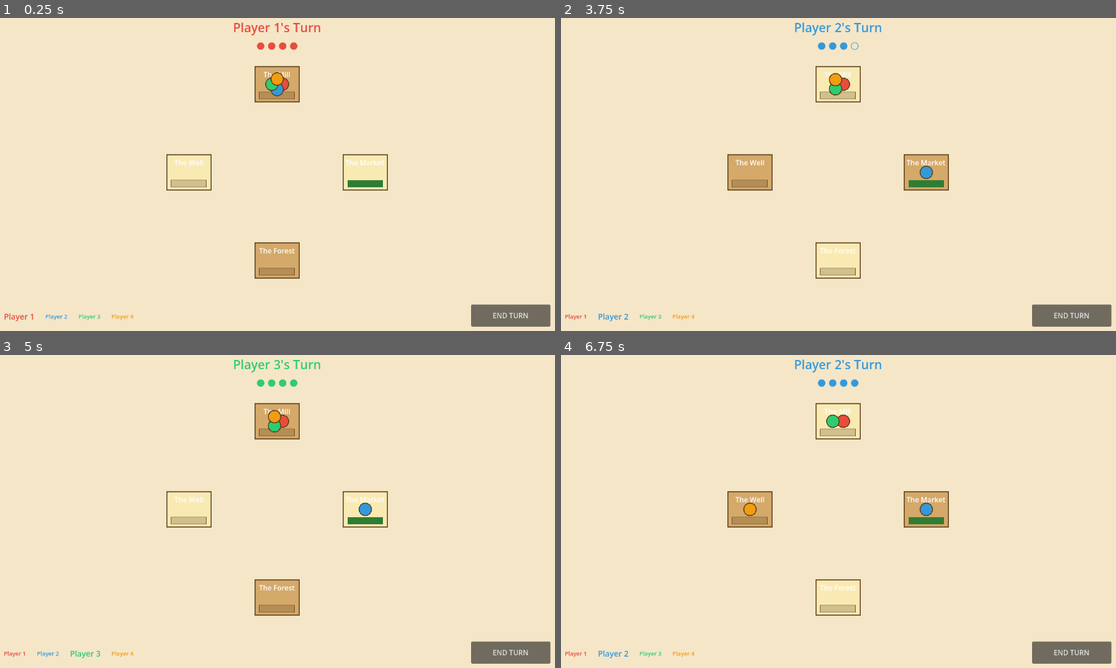
Above: before the commit, frames 1-4 (two rows, left to right).
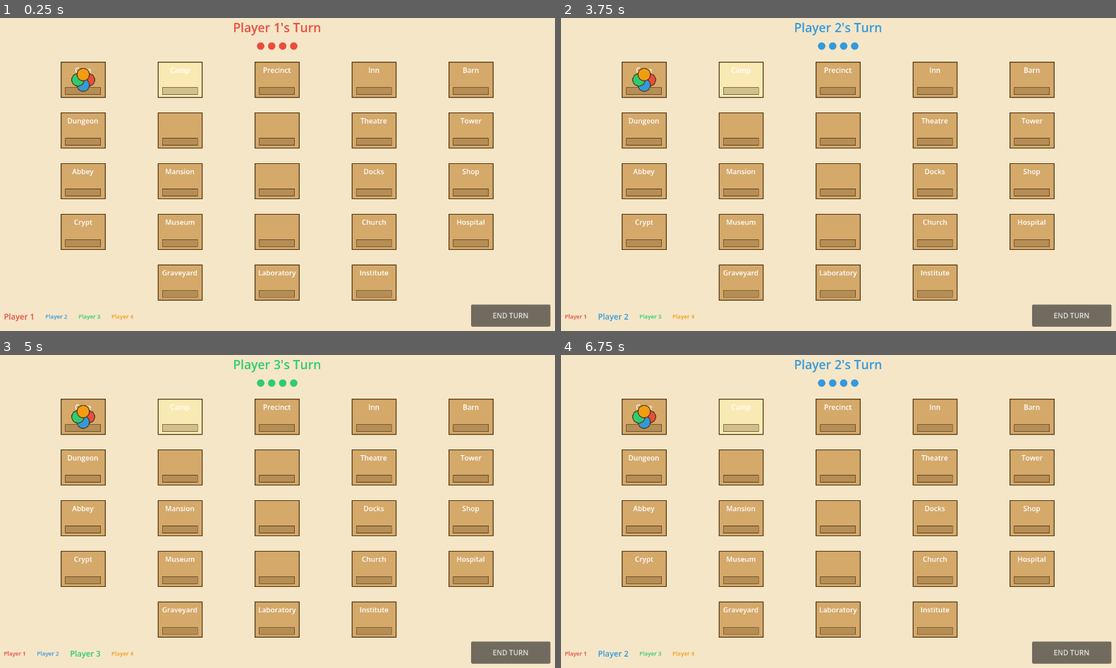
Above: after the commit, the same moments.

Repository: arlopurcell/horrified-board-game
Game: Godot game, scene res://scenes/Main.tscn
The game is run twice, just before and just after one commit, with the same random seed, the same clock (stepped at 60 frames per second) and the same inputs. The project has no main scene, so this scene is started directly.
Inputs (mouse positions are in pixels of both pictures, inside the frame that each line leads up to):
- Up to frame 1 (0.25 s): no input
- Up to frame 2 (3.75 s): click "END TURN" at 0.5 s; click "END TURN" at 1.25 s; click "END TURN" at 2 s; tap Enter at 2.75 s; move the mouse to (816, 68) at 2.77 s; click (816, 68) at 2.92 s; tap Space at 3.5 s; move the mouse to (905, 155) at 3.52 s; click (905, 155) at 3.67 s
- Up to frame 3 (5 s): tap Enter at 4.25 s; move the mouse to (255, 580) at 4.27 s; click (255, 580) at 4.42 s
- Up to frame 4 (6.75 s): tap Space at 5, 6.5 s; move the mouse to (727, 492) at 5.02 s; click (727, 492) at 5.17 s; tap Enter at 5.75 s; move the mouse to (1005, 558) at 5.77 s; click (1005, 558) at 5.92 s; move the mouse to (666, 461) at 6.52 s; click (666, 461) at 6.67 s

The runs differ from the first frame. In frame 1, 21% of the frame differs, in the area x 10-89%, y 13-91%; in frame 2, 21%; in frame 3, 21%; in frame 4, 21%.

Commit message:
feat: replace circle layout with data-driven positions, initialize as 5-column grid

Diff:
--- a/resources/data/board.tres
+++ b/resources/data/board.tres
@@ -3,34 +3,216 @@
 [ext_resource type="Script" path="res://resources/board_data.gd" id="1"]
 [ext_resource type="Script" path="res://resources/space_data.gd" id="2"]
 
-[sub_resource type="Resource" id="Space0"]
+[sub_resource type="Resource" id="Cave"]
 script = ExtResource("2")
 id = 0
-name = "The Mill"
-neighbors = [3, 1]
-has_item = false
-
-[sub_resource type="Resource" id="Space1"]
+name = "Cave"
+position = Vector2(200, 150)
+neighbors = [1]
+has_item = false
+
+[sub_resource type="Resource" id="Camp"]
 script = ExtResource("2")
 id = 1
-name = "The Market"
-neighbors = [0, 2]
-has_item = true
-
-[sub_resource type="Resource" id="Space2"]
+name = "Camp"
+position = Vector2(420, 150)
+neighbors = [0, 6]
+has_item = false
+
+[sub_resource type="Resource" id="Precinct"]
 script = ExtResource("2")
 id = 2
-name = "The Forest"
-neighbors = [1, 3]
-has_item = false
-
-[sub_resource type="Resource" id="Space3"]
+name = "Precinct"
+position = Vector2(640, 150)
+neighbors = [7]
+has_item = false
+
+[sub_resource type="Resource" id="Inn"]
 script = ExtResource("2")
 id = 3
-name = "The Well"
-neighbors = [2, 0]
-has_item = false
+name = "Inn"
+position = Vector2(860, 150)
+neighbors = [7]
+has_item = false
+
+[sub_resource type="Resource" id="Barn"]
+script = ExtResource("2")
+id = 4
+name = "Barn"
+position = Vector2(1080, 150)
+neighbors = [8]
+has_item = false
+
+[sub_resource type="Resource" id="Dungeon"]
+script = ExtResource("2")
+id = 5
+name = "Dungeon"
+position = Vector2(200, 265)
+neighbors = [9]
+has_item = false
+
+[sub_resource type="Resource" id="Bridge1"]
+script = ExtResource("2")
+id = 6
+name = ""
+position = Vector2(420, 265)
+neighbors = [1, 7, 11]
+has_item = false
+
+[sub_resource type="Resource" id="Fountain"]
+script = ExtResource("2")
+id = 7
+name = ""
+position = Vector2(640, 265)
+neighbors = [6, 2, 3, 8]
+has_item = false
+
+[sub_resource type="Resource" id="Theatre"]
+script = ExtResource("2")
+id = 8
+name = "Theatre"
+position = Vector2(860, 265)
+neighbors = [7, 4, 9, 17]
+has_item = false
+
+[sub_resource type="Resource" id="Tower"]
+script = ExtResource("2")
+id = 9
+name = "Tower"
+position = Vector2(1080, 265)
+neighbors = [8, 13, 5]
+has_item = false
+
+[sub_resource type="Resource" id="Abbey"]
+script = ExtResource("2")
+id = 10
+name = "Abbey"
+position = Vector2(200, 380)
+neighbors = [11, 15]
+has_item = false
+
+[sub_resource type="Resource" id="Mansion"]
+script = ExtResource("2")
+id = 11
+name = "Mansion"
+position = Vector2(420, 380)
+neighbors = [10, 6, 12]
+has_item = false
+
+[sub_resource type="Resource" id="Lamp"]
+script = ExtResource("2")
+id = 12
+name = ""
+position = Vector2(640, 380)
+neighbors = [11, 16, 14, 18]
+has_item = false
+
+[sub_resource type="Resource" id="Docks"]
+script = ExtResource("2")
+id = 13
+name = "Docks"
+position = Vector2(860, 380)
+neighbors = [9]
+has_item = false
+
+[sub_resource type="Resource" id="Shop"]
+script = ExtResource("2")
+id = 14
+name = "Shop"
+position = Vector2(1080, 380)
+neighbors = [12, 17, 21]
+has_item = false
+
+[sub_resource type="Resource" id="Crypt"]
+script = ExtResource("2")
+id = 15
+name = "Crypt"
+position = Vector2(200, 495)
+neighbors = [10]
+has_item = false
+
+[sub_resource type="Resource" id="Museum"]
+script = ExtResource("2")
+id = 16
+name = "Museum"
+position = Vector2(420, 495)
+neighbors = [12]
+has_item = false
+
+[sub_resource type="Resource" id="Bridge2"]
+script = ExtResource("2")
+id = 17
+name = ""
+position = Vector2(640, 495)
+neighbors = [8, 14]
+has_item = false
+
+[sub_resource type="Resource" id="Church"]
+script = ExtResource("2")
+id = 18
+name = "Church"
+position = Vector2(860, 495)
+neighbors = [12, 19, 20]
+has_item = false
+
+[sub_resource type="Resource" id="Hospital"]
+script = ExtResource("2")
+id = 19
+name = "Hospital"
+position = Vector2(1080, 495)
+neighbors = [18]
+has_item = false
+
+[sub_resource type="Resource" id="Graveyard"]
+script = ExtResource("2")
+id = 20
+name = "Graveyard"
+position = Vector2(420, 610)
+neighbors = [18]
+has_item = false
+
+[sub_resource type="Resource" id="Laboratory"]
+script = ExtResource("2")
+id = 21
+name = "Laboratory"
+position = Vector2(640, 610)
+neighbors = [14, 22]
+has_item = false
+
+[sub_resource type="Resource" id="Institute"]
+script = ExtResource("2")
+id = 22
+name = "Institute"
+position = Vector2(860, 610)
+neighbors = [21]
+has_item = false
+
 
 [resource]
 script = ExtResource("1")
-spaces = [SubResource("Space0"), SubResource("Space1"), SubResource("Space2"), SubResource("Space3")]
+spaces = [
+    SubResource("Cave"),
+    SubResource("Camp"),
+    SubResource("Precinct"),
+    SubResource("Inn"),
+    SubResource("Barn"),
+    SubResource("Dungeon"),
+    SubResource("Bridge1"),
+    SubResource("Bridge2"),
+    SubResource("Lamp"),
+    SubResource("Fountain"),
+    SubResource("Theatre"),
+    SubResource("Tower"),
+    SubResource("Docks"),
+    SubResource("Abbey"),
+    SubResource("Mansion"),
+    SubResource("Shop"),
+    SubResource("Docks"),
+    SubResource("Crypt"),
+    SubResource("Museum"),
+    SubResource("Church"),
+    SubResource("Hospital"),
+    SubResource("Graveyard"),
+    SubResource("Laboratory"),
+    SubResource("Institute")
+]
--- a/resources/space_data.gd
+++ b/resources/space_data.gd
@@ -3,6 +3,7 @@
 
 @export var id: int = 0
 @export var name: String = ""
+@export var position: Vector2 = Vector2.ZERO
 @export var icon: Texture2D = null
 @export var neighbors: Array[int] = []
 @export var has_item: bool = false
--- a/scenes/Board.gd
+++ b/scenes/Board.gd
@@ -2,8 +2,6 @@
 extends Node2D
 
 const SpaceNodeScene := preload("res://scenes/SpaceNode.tscn")
-const BOARD_CENTER := Vector2(640, 360)
-const BOARD_RADIUS := 200.0
 
 var _space_nodes: Dictionary = {}   # space_id (int) -> SpaceNode
 
@@ -16,17 +14,13 @@
 func get_space_center(space_id: int) -> Vector2:
     if space_id in _space_nodes:
         return _space_nodes[space_id].get_space_center()
-    return BOARD_CENTER
+    return Vector2(640, 360)
 
 func _spawn_spaces(board_data: BoardData) -> void:
-    var count := board_data.spaces.size()
-    for i in range(count):
-        var space_data := board_data.spaces[i]
-        var angle := (TAU / count) * i - PI / 2.0
-        var pos := BOARD_CENTER + Vector2(cos(angle), sin(angle)) * BOARD_RADIUS
+    for space_data in board_data.spaces:
         var node: SpaceNode = SpaceNodeScene.instantiate()
         add_child(node)
-        node.position = pos - Vector2(50, 40)   # offset so center aligns to circle
+        node.position = space_data.position - SpaceNode.SIZE / 2
         node.setup(space_data)
         node.clicked.connect(_on_space_clicked)
         _space_nodes[space_data.id] = node
